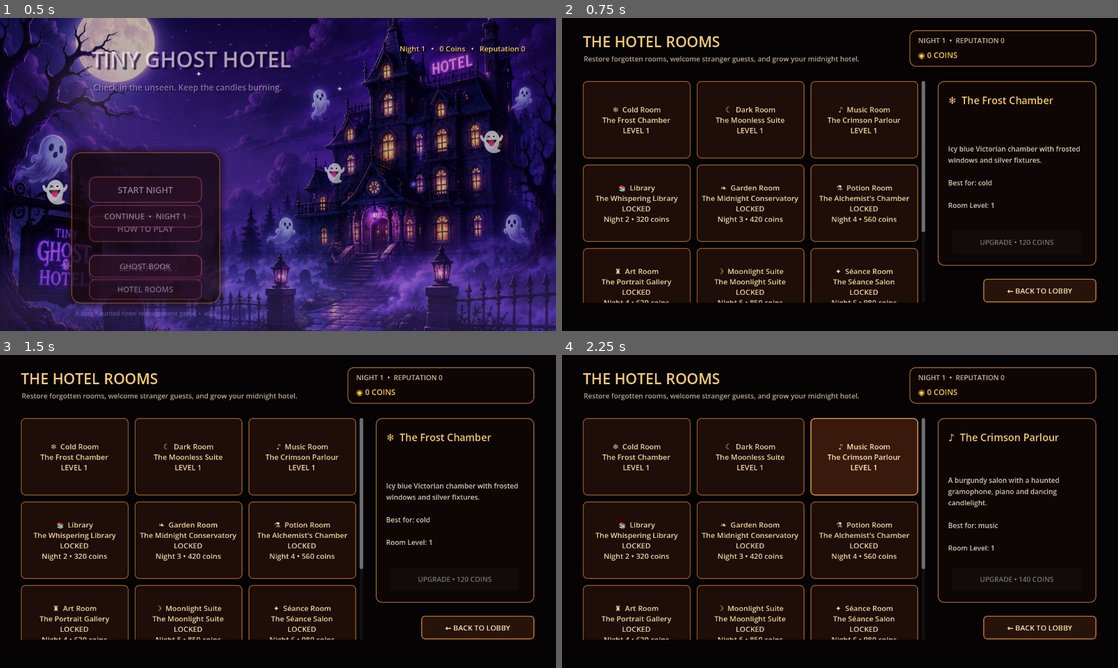
Above: before the commit, frames 1-4 (two rows, left to right).
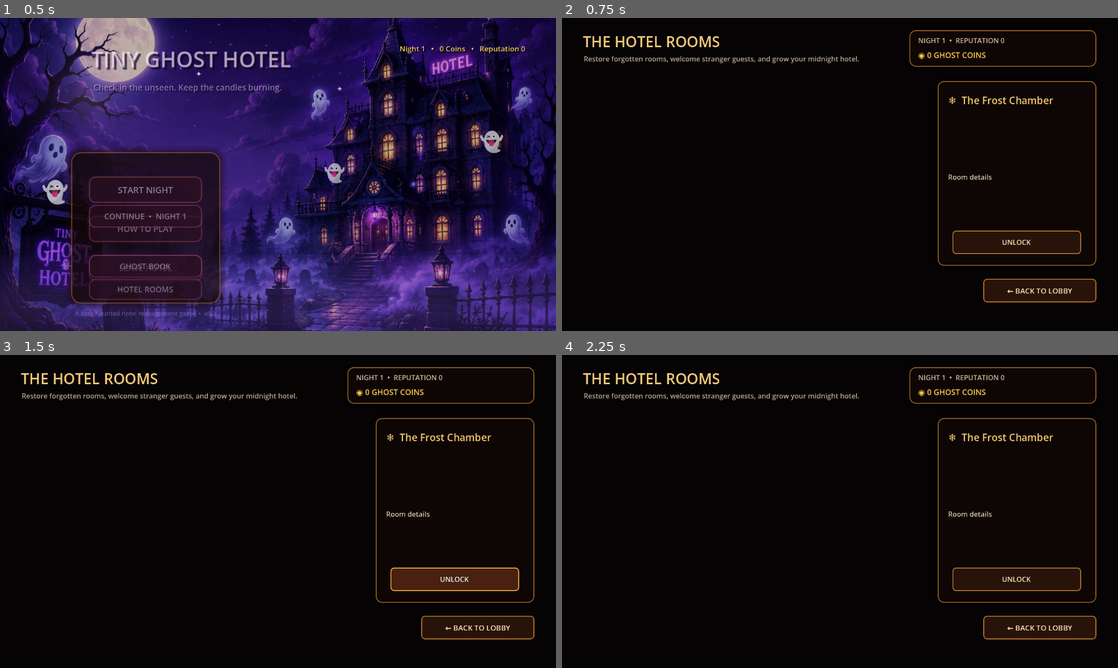
Above: after the commit, the same moments.

Repository: 22koki/tiny-ghost-hotel
Game: Godot game, scene res://scenes/MainMenu.tscn
Two runs of this game, one before a commit and one after it. Both use one fixed random seed, a clock stepped at 60 frames per second and the inputs below.
Inputs (mouse positions are in pixels of both pictures, inside the frame that each line leads up to):
- Up to frame 1 (0.5 s): no input
- Up to frame 2 (0.75 s): click "HOTEL ROOMS" at 0.5 s
- Up to frame 3 (1.5 s): click (455, 580) at 1.25 s, where only the run after the commit has a clickable "UNLOCK"
- Up to frame 4 (2.25 s): click (862, 455) at 2 s, where only the run before the commit has a clickable "♪ Music Room The Crimson Parl…"

Frame 1 is identical in both runs. In frame 2, 7.0% of the frame differs, in the area x 3-94%, y 10-92%; in frame 3, 8.4%; in frame 4, 12%.
Error after the commit: Cannot call method 'add_child' on a null value. (res://scripts/rooms_overview.gd:52)

Commit message:
feat: turn room manager into interactive hotel floor map

Diff:
--- a/scripts/rooms_overview.gd
+++ b/scripts/rooms_overview.gd
@@ -1,15 +1,29 @@
 extends Control
 
-const CARD_SIZE := Vector2(248, 178)
+const MAP_POSITIONS := {
+	"cold_room": Vector2(65, 350),
+	"dark_room": Vector2(265, 350),
+	"music_room": Vector2(465, 350),
+	"library_room": Vector2(65, 220),
+	"garden_room": Vector2(265, 220),
+	"potion_room": Vector2(465, 220),
+	"art_room": Vector2(65, 90),
+	"moonlight_suite": Vector2(265, 90),
+	"seance_room": Vector2(465, 90),
+	"clockwork_room": Vector2(665, 220),
+	"vip_room": Vector2(665, 90),
+	"mirror_room": Vector2(665, 350)
+}
 
 @onready var coins_label: Label = $TopBar/CoinsLabel
 @onready var night_label: Label = $TopBar/NightLabel
-@onready var room_grid: GridContainer = $Scroll/RoomGrid
-@onready var detail_panel: Panel = $DetailPanel
+@onready var hotel_map: Control = $HotelMap
 @onready var detail_title: Label = $DetailPanel/Title
 @onready var detail_body: Label = $DetailPanel/Body
 @onready var action_button: Button = $DetailPanel/ActionButton
 @onready var back_button: Button = $BackButton
+@onready var occupancy_label: Label = $DetailPanel/Occupancy
+@onready var floor_label: Label = $HotelMap/FloorLabel
 
 var selected_room_id: String = ""
 var room_buttons: Dictionary = {}
@@ -17,56 +31,54 @@
 func _ready() -> void:
 	back_button.pressed.connect(_on_back_pressed)
 	action_button.pressed.connect(_on_action_pressed)
-	_build_room_cards()
+	_build_hotel_map()
 	_refresh_header()
 	_select_first_room()
 
-func _build_room_cards() -> void:
-	for child in room_grid.get_children():
-		child.queue_free()
-	room_buttons.clear()
-
+func _build_hotel_map() -> void:
 	for room_id in RoomCatalog.get_all_room_ids():
 		var data := RoomCatalog.get_room(room_id)
 		var button := Button.new()
-		button.custom_minimum_size = CARD_SIZE
+		button.position = MAP_POSITIONS.get(room_id, Vector2.ZERO)
+		button.size = Vector2(175, 105)
 		button.text = _room_button_text(room_id, data)
 		button.autowrap_mode = TextServer.AUTOWRAP_WORD_SMART
-		button.add_theme_font_size_override("font_size", 17)
-		button.add_theme_color_override("font_color", Color(0.94, 0.84, 0.64))
-		button.add_theme_color_override("font_hover_color", Color(1.0, 0.92, 0.72))
-		button.add_theme_stylebox_override("normal", _make_card_style(false))
-		button.add_theme_stylebox_override("hover", _make_card_style(true))
+		button.add_theme_font_size_override("font_size", 14)
+		button.add_theme_color_override("font_color", Color(0.93, 0.82, 0.65))
+		button.add_theme_color_override("font_hover_color", Color(1.0, 0.94, 0.76))
+		button.add_theme_stylebox_override("normal", _make_room_style(false, GameState.is_room_unlocked(room_id)))
+		button.add_theme_stylebox_override("hover", _make_room_style(true, GameState.is_room_unlocked(room_id)))
 		button.pressed.connect(_on_room_selected.bind(room_id))
-		room_grid.add_child(button)
+		hotel_map.add_child(button)
 		room_buttons[room_id] = button
 
-func _make_card_style(hovered: bool) -> StyleBoxFlat:
+func _make_room_style(hovered: bool, unlocked: bool) -> StyleBoxFlat:
 	var style := StyleBoxFlat.new()
-	style.bg_color = Color(0.12, 0.055, 0.035, 0.97) if not hovered else Color(0.22, 0.10, 0.045, 0.99)
-	style.border_color = Color(0.58, 0.36, 0.15, 1.0) if not hovered else Color(0.92, 0.64, 0.28, 1.0)
+	if unlocked:
+		style.bg_color = Color(0.16, 0.075, 0.035, 0.98) if not hovered else Color(0.28, 0.13, 0.05, 1.0)
+		style.border_color = Color(0.69, 0.44, 0.18, 1.0) if not hovered else Color(1.0, 0.72, 0.30, 1.0)
+	else:
+		style.bg_color = Color(0.055, 0.045, 0.045, 0.96)
+		style.border_color = Color(0.22, 0.19, 0.17, 1.0)
 	style.set_border_width_all(2)
-	style.set_corner_radius_all(10)
-	style.shadow_color = Color(0.01, 0.005, 0.0, 0.72)
+	style.set_corner_radius_all(8)
+	style.shadow_color = Color(0, 0, 0, 0.72)
 	style.shadow_size = 8 if not hovered else 14
 	return style
 
 func _room_button_text(room_id: String, data: Dictionary) -> String:
 	var unlocked := GameState.is_room_unlocked(room_id)
 	var level := int(GameState.room_levels.get(room_id, 1))
-	var status := "LEVEL %d" % level if unlocked else "LOCKED"
-	var requirement := ""
-	if not unlocked:
-		requirement = "\nNight %d • %d coins" % [
-			int(data.get("unlock_night", 1)),
-			int(data.get("unlock_cost", 0))
+	if unlocked:
+		return "%s  %s\nLEVEL %d\n● READY" % [
+			str(data.get("icon", "✦")),
+			str(data.get("short_name", "Room")),
+			level
 		]
-	return "%s  %s\n%s\n%s%s" % [
-		str(data.get("icon", "✦")),
+	return "🔒  %s\nNIGHT %d\n%d COINS" % [
 		str(data.get("short_name", "Room")),
-		str(data.get("name", "Unknown Room")),
-		status,
-		requirement
+		int(data.get("unlock_night", 1)),
+		int(data.get("unlock_cost", 0))
 	]
 
 func _select_first_room() -> void:
@@ -80,20 +92,20 @@
 	var unlocked := GameState.is_room_unlocked(room_id)
 	var level := int(GameState.room_levels.get(room_id, 1))
 	var best_for: Array = data.get("best_for", [])
-	var traits := ", ".join(best_for)
 
 	detail_title.text = "%s  %s" % [str(data.get("icon", "✦")), str(data.get("name", "Room"))]
+	occupancy_label.text = "STATUS: READY FOR GUESTS" if unlocked else "STATUS: SEALED"
 	detail_body.text = "%s\n\nBest for: %s\n\n%s" % [
 		str(data.get("theme", "")),
-		traits,
-		"Room Level: %d" % level if unlocked else "This room is still sealed."
+		", ".join(best_for),
+		"Room Level: %d\nUpgrades improve comfort and future earnings." % level if unlocked else "This room is still sealed behind an old brass lock."
 	]
 
 	if unlocked:
 		var costs: Array = data.get("upgrade_costs", [])
 		if level - 1 < costs.size():
 			var cost := int(costs[level - 1])
-			action_button.text = "UPGRADE • %d COINS" % cost
+			action_button.text = "UPGRADE ROOM • %d COINS" % cost
 			action_button.disabled = GameState.coins < cost
 		else:
 			action_button.text = "MAXIMUM LEVEL"
@@ -102,10 +114,10 @@
 		var night_required := int(data.get("unlock_night", 1))
 		var cost := int(data.get("unlock_cost", 0))
 		if GameState.current_night < night_required:
-			action_button.text = "UNLOCKS ON NIGHT %d" % night_required
+			action_button.text = "SEALED UNTIL NIGHT %d" % night_required
 			action_button.disabled = true
 		else:
-			action_button.text = "UNLOCK • %d COINS" % cost
+			action_button.text = "UNLOCK DOOR • %d COINS" % cost
 			action_button.disabled = GameState.coins < cost
 
 func _on_action_pressed() -> void:
@@ -128,20 +140,26 @@
 			GameState.unlock_room(selected_room_id)
 
 	_refresh_header()
-	_refresh_cards()
+	_refresh_map()
 	_on_room_selected(selected_room_id)
 
 func _refresh_header() -> void:
-	coins_label.text = "◉ %d COINS" % GameState.coins
+	coins_label.text = "◉ %d GHOST COINS" % GameState.coins
 	night_label.text = "NIGHT %d  •  REPUTATION %d" % [
 		GameState.current_night,
 		GameState.hotel_reputation
 	]
+	floor_label.text = "THE OLD HOTEL  •  %d / %d ROOMS OPEN" % [
+		GameState.unlocked_rooms.size(),
+		RoomCatalog.get_all_room_ids().size()
+	]
 
-func _refresh_cards() -> void:
+func _refresh_map() -> void:
 	for room_id in room_buttons:
 		var button: Button = room_buttons[room_id]
 		button.text = _room_button_text(room_id, RoomCatalog.get_room(room_id))
+		button.add_theme_stylebox_override("normal", _make_room_style(false, GameState.is_room_unlocked(room_id)))
+		button.add_theme_stylebox_override("hover", _make_room_style(true, GameState.is_room_unlocked(room_id)))
 
 func _on_back_pressed() -> void:
 	get_tree().change_scene_to_file("res://scenes/MainMenu.tscn")
